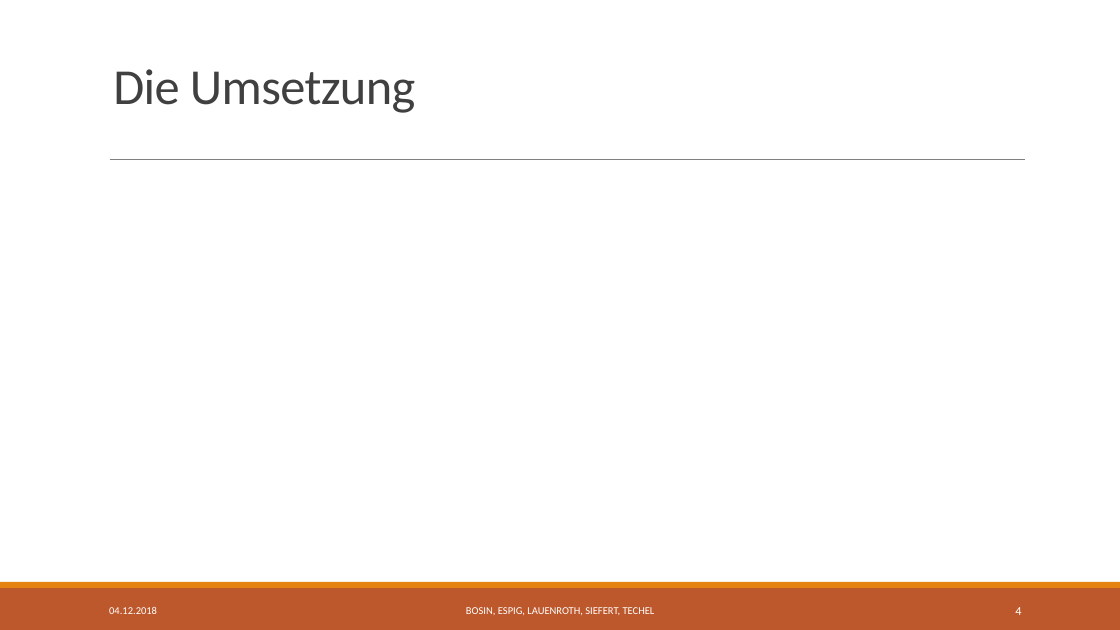
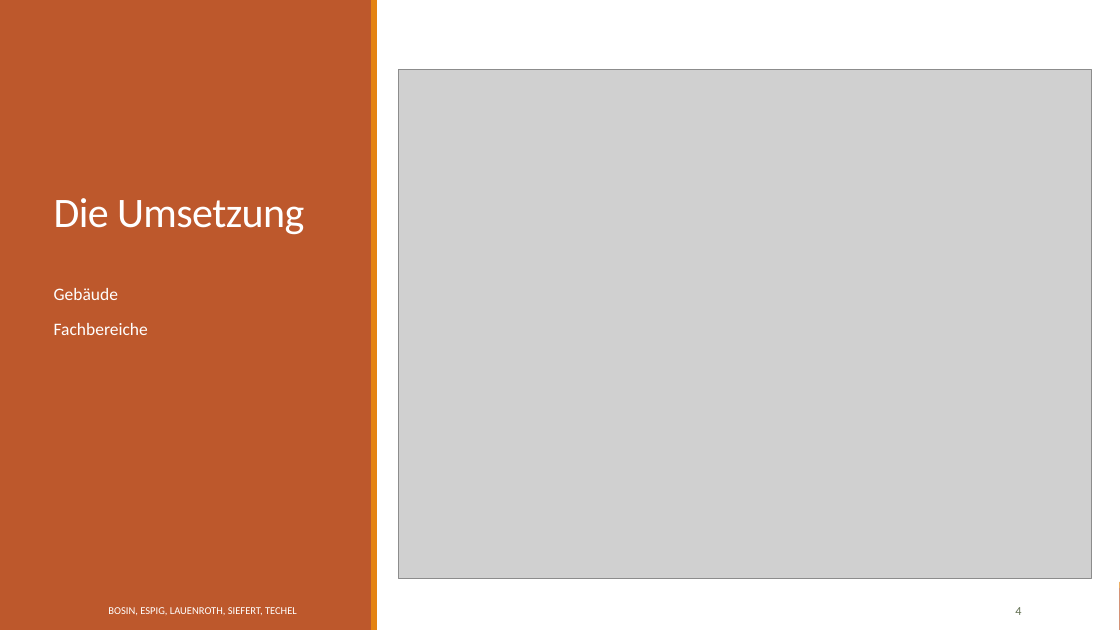
Before and after one commit to Jotec1705/SE-Project2018, a slide deck: slide 4 of Dokumente/02_Arbeitsbereich/01_Projekthandbuch/TouchDown Präsentation UniRisk.pptx. Drawn at 1120x630 pixels with LibreOffice and Linux fonts; fonts in the diff are those of the drawing; grey boxes stand for pictures. Boxes give left, top, right and bottom in pixels: in the first picture for what was removed or moved away, otherwise in the second. Text is boxed around its words. In the diff, an @@ line names an element or a change of style, - is before the commit and + after.

```diff
--- a/Dokumente/02_Arbeitsbereich/01_Projekthandbuch/TouchDown Präsentation UniRisk.pptx
+++ b/Dokumente/02_Arbeitsbereich/01_Projekthandbuch/TouchDown Präsentation UniRisk.pptx
@@ rectangle added at (0,0,1120,630), fill #FFFFFF @@
@@ rectangle added at (0,0,372,630), fill #BD582C @@
@@ rectangle added at (371,0,377,630), fill #E48312 @@
@@ title "Die Umsetzung": place and size @@
-title "Die Umsetzung" at (113,69,415,113)
+title "Die Umsetzung" at (54,198,304,235)
@@ title "Die Umsetzung" at (54,198,304,235): size 43.2 to 36 pt, text colour #404040 to #FFFFFF @@
@@ picture added at (399,70,1092,579) @@
@@ line removed from (110, 160) to (1026, 160) @@
@@ text added at (54,288,148,335), 15 pt, text #FFFFFF @@
+  Gebäude
+  Fachbereiche
@@ text "BOSIN, ESPIG, LAUENROTH, SIEFERT, TECHEL": place and size @@
-text "BOSIN, ESPIG, LAUENROTH, SIEFERT, TECHEL" at (466,607,655,615)
+text "BOSIN, ESPIG, LAUENROTH, SIEFERT, TECHEL" at (108,607,297,615)
@@ text "BOSIN, ESPIG, LAUENROTH, SIEFERT, TECHEL" at (108,607,297,615): alignment centre to left; more space between paragraphs @@
@@ page number at (1015,607,1021,615): text colour #FFFFFF to #637052; more space between paragraphs @@
@@ text removed at (109,607,157,614) @@
-04.12.2018
```
Also in this commit, not shown: 7 other slides changed, 2 slides added.
